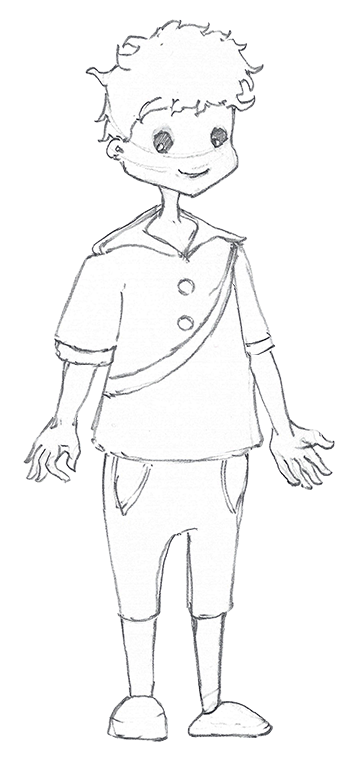
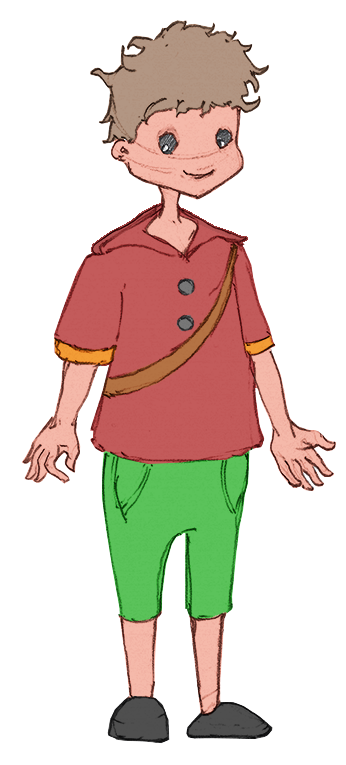
The second w=346, h=765 image is a revision of the first. Changes to its layers:
hid "foot_right" over [187, 701, 274, 738]
hid "foot_left" over [106, 694, 169, 743]
hid "leg_right" over [190, 612, 229, 713]
hid "leg_left" over [119, 617, 159, 699]
hid "leg_up_right" over [185, 509, 244, 621]
hid "leg_up_left" over [102, 508, 178, 623]
hid "pelvis" over [101, 452, 250, 537]
hid "hand_right" over [269, 419, 335, 490]
hid "arm_right" over [248, 348, 293, 429]
hid "hand_left" over [22, 416, 81, 484]
hid "arm_left" over [51, 360, 100, 420]
hid "arm_up_left" over [54, 253, 121, 368]
hid "arm_up_right" over [232, 246, 276, 359]
hid "neck" over [157, 186, 182, 223]
hid "head" over [85, 19, 265, 200]
hid "body" over [90, 194, 265, 730]
added layer "eye" (multiply, 20%) above "colors copy" over [159, 130, 231, 154]
added layer "colors copy" (multiply, 90%) above "colors" over [22, 20, 336, 744]
added layer "colors" (color, 50%) above "full copy" over [22, 20, 336, 744]
added layer "full copy" (multiply, 50%) above "full" over [22, 20, 336, 744]
showed "full" over [22, 20, 336, 744]
